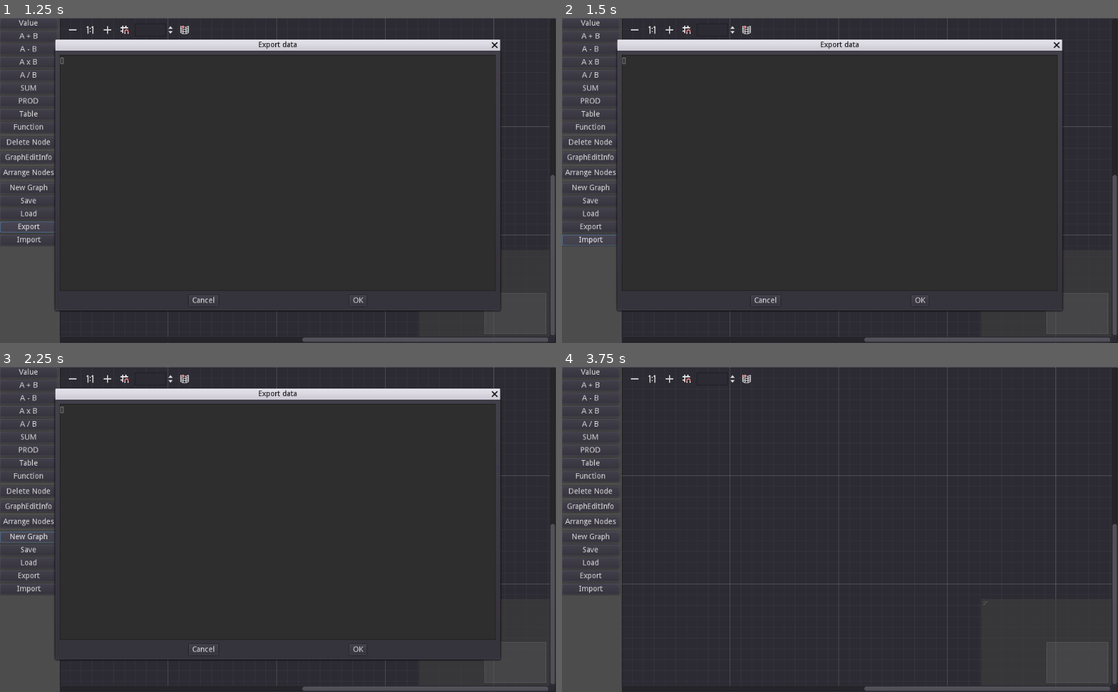
Above: before the commit, frames 1-4 (two rows, left to right).
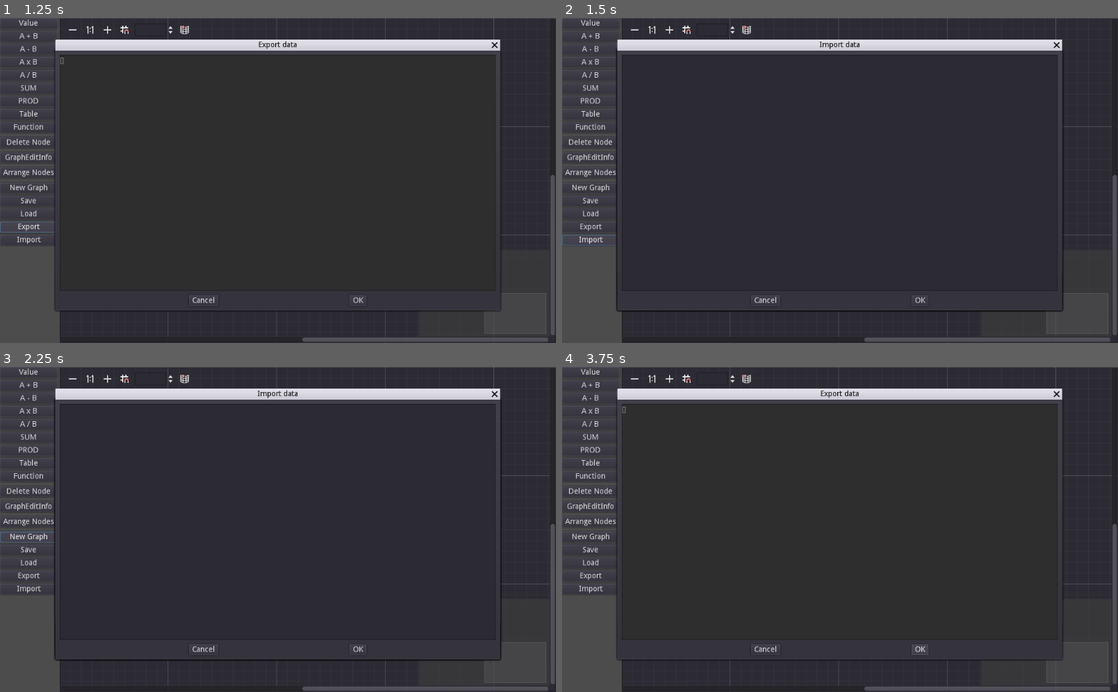
Above: after the commit, the same moments.

Repository: hrk4649/calc_node_editor
Game: Godot game, scene res://main.tscn
Two runs of this game, one before a commit and one after it. Both use one fixed random seed, a clock stepped at 60 frames per second and the inputs below.
Inputs:
- Up to frame 1 (1.25 s): click "Export" at 0.5 s
- Up to frame 2 (1.5 s): click "Import" at 1.25 s
- Up to frame 3 (2.25 s): click "New Graph" at 2 s
- Up to frame 4 (3.75 s): click "New Graph" at 2.75 s; click "OK" at 3.5 s

Frame 1 is identical in both runs. In frame 2, 0.1% of the frame differs, in the area x 9-54%, y 7-67%; in frame 3, 0.1%; in frame 4, 3.9%, in the area x 9-91%, y 6-91%.
Error after the commit: Unable to iterate on object of type 'Nil'. (res://main.gd:269)

Commit message:
add import dialog

Diff:
--- a/godot3/main.gd
+++ b/godot3/main.gd
@@ -20,6 +20,8 @@
 onready var fileDialog = $FileDialog
 onready var exportDialog = $ExportDialog
 onready var textEditExport = $ExportDialog/TextEditExport
+onready var importDialog = $ImportDialog
+onready var textEditImport = $ImportDialog/TextEditImport
 
 var nodes = []
 
@@ -247,6 +249,9 @@
     var content = file.get_as_text()
     print("load_file:content:%s" % content)
     file.close()
+    load_json(content)
+
+func load_json(content):
     var result = JSON.parse(content)
     nodes = result.result
     initNodeUIs()
@@ -753,7 +758,6 @@
     graphEdit_arrange_nodes()
 
 func _on_button_export_pressed():
-    pass # Replace with function body.
     exportDialog.rect_size = self.rect_size * 0.8
     exportDialog.rect_position = self.rect_size * 0.5 - exportDialog.rect_size * 0.5
     var content = JSON.print(nodes)
@@ -762,3 +766,13 @@
     else:
         textEditExport.text = ""
     exportDialog.show()
+
+func _on_button_import_pressed():
+    importDialog.rect_size = self.rect_size * 0.8
+    importDialog.rect_position = self.rect_size * 0.5 - importDialog.rect_size * 0.5
+    textEditImport.text = ""
+    importDialog.show()
+
+func _on_import_dialog_confirmed():
+    var content = textEditImport.text
+    load_json(content)
--- a/godot3/main.tscn
+++ b/godot3/main.tscn
@@ -161,6 +161,18 @@
 readonly = true
 wrap_enabled = true
 
+[node name="ImportDialog" type="ConfirmationDialog" parent="."]
+margin_right = 200.0
+margin_bottom = 101.0
+window_title = "Import data"
+
+[node name="TextEditImport" type="TextEdit" parent="ImportDialog"]
+margin_left = 8.0
+margin_top = 8.0
+margin_right = 192.0
+margin_bottom = 65.0
+wrap_enabled = true
+
 [connection signal="pressed" from="HBoxContainer/VBoxContainer/ButtonValueNode" to="." method="_on_button_value_node_pressed"]
 [connection signal="pressed" from="HBoxContainer/VBoxContainer/ButtonAddOpNode" to="." method="_on_button_add_op_node_pressed"]
 [connection signal="pressed" from="HBoxContainer/VBoxContainer/ButtonSubOpNode" to="." method="_on_button_sub_op_node_pressed"]
@@ -177,6 +189,8 @@
 [connection signal="pressed" from="HBoxContainer/VBoxContainer/ButtonSave" to="." method="_on_button_save_pressed"]
 [connection signal="pressed" from="HBoxContainer/VBoxContainer/ButtonLoad" to="." method="_on_button_load_pressed"]
 [connection signal="pressed" from="HBoxContainer/VBoxContainer/ButtonExport" to="." method="_on_button_export_pressed"]
+[connection signal="pressed" from="HBoxContainer/VBoxContainer/ButtonImport" to="." method="_on_button_import_pressed"]
 [connection signal="connection_request" from="HBoxContainer/GraphEdit" to="." method="_on_graph_edit_connection_request"]
 [connection signal="disconnection_request" from="HBoxContainer/GraphEdit" to="." method="_on_graph_edit_disconnection_request"]
 [connection signal="file_selected" from="FileDialog" to="." method="_on_file_dialog_file_selected"]
+[connection signal="confirmed" from="ImportDialog" to="." method="_on_import_dialog_confirmed"]
